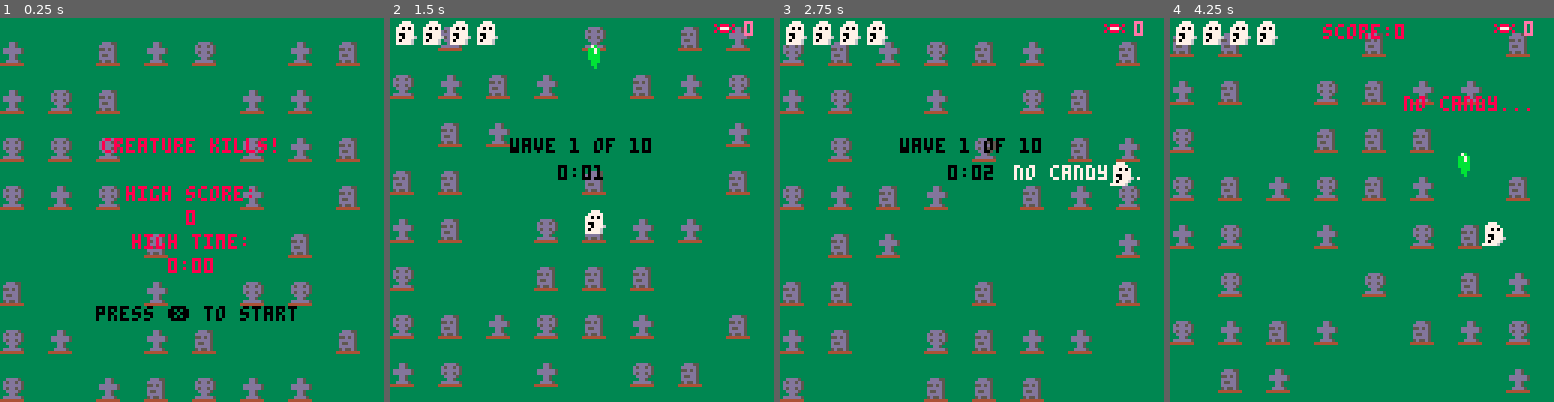
Above: before the commit, frames 1-4 (left to right).
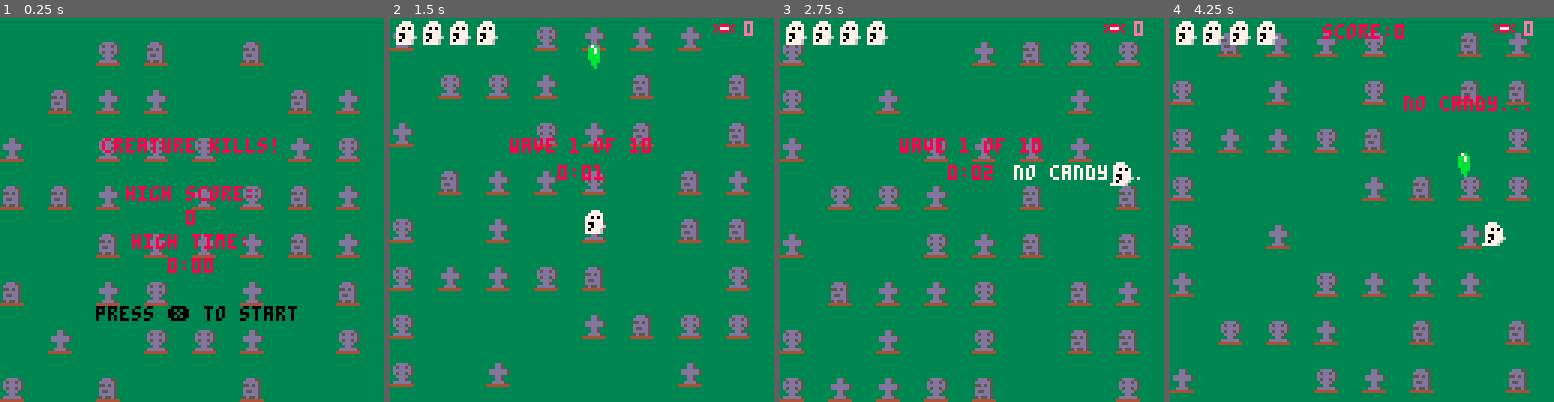
Above: after the commit, the same moments.

Repository: st0k3r/specter_deflector
Game: PICO-8 cartridge specter_deflector.p8
Same seed, same stepped clock (60 frames per second), same inputs: the game is played once before the commit and once after it.
Inputs:
- Up to frame 1 (0.25 s): no input
- Up to frame 2 (1.5 s): tap X (X key) at 0.33, 1.07 s; tap O (Z key) at 0.7 s
- Up to frame 3 (2.75 s): hold Right 1.6-2.1 s; tap O (Z key) at 1.7, 2.1, 2.5 s; tap X (X key) at 1.85 s; hold Up 2.15-2.42 s; hold Right from 2.47 s (still down)
- Up to frame 4 (4.25 s): tap O (Z key) every 0.4 s from 2.9 to 4.1 s; tap X (X key) at 2.97, 4.08 s; release Right at 3.03 s; hold Left 3.08-3.58 s; hold Down 3.63-3.97 s; hold Right from 4.02 s (still down)

The runs differ from the first frame. In frame 1, 9.7% of the frame differs, in the area x 0-94%, y 6-100%; in frame 2, 12%; in frame 3, 12%; in frame 4, 11%.

Commit message:
Fix gameplay bugs and remove dead code
- 10-candy "unleashed!" bomb fired 1 bullet (bombs zeroed before ghost_bomb)
- Creatures could be killed (and scored) multiple times in one frame
- Ghost could lose several lives in a single frame
- Game-over/win continue now share one release-checked input helper
  (Z never worked on game over; title music could fail to start after win)
- blink() indexed anim[0] (nil color) and allocated a table per call
- Graveyard used 65 cells (one off-screen); merged randpos/graveyard_gen
- Removed unused fields, start_screen wrapper, redundant init code

Co-Authored-By: Claude Opus 5.5 <noreply@anthropic.com>

Diff:
--- a/main.lua
+++ b/main.lua
@@ -1,41 +1,19 @@
 --default functions
 function _init()
-	cls(0)
-
 	mode="start"
-	start_screen()
-
-	blinkt=0
-
 	t=0
-
-	music(8)
-
-	set_transparency()
-	grave_sprites={10,11,12}
-	grave_types={}
-	sprtable=randpos()
-	graveyard_gen()
-
-	lockout=0
-	win_music_pending=false
-
 	shake=0
-
-	pickups={}
-
-	floats={}
-
 	highscore=0
 	hightime=0
-	--debug="debug"
+	bombs_sprites={52,53,54}
+	music(8)
+	set_transparency()
+	randpos()
 end
 
 --gameplay
 function _update()
-	blinkt=blinkt+1
-
-	t=t+1
+	t+=1
 
 	if mode == "game" then
 		update_game()
@@ -65,8 +43,6 @@
 	elseif mode == "win" then
 		draw_win()
 	end
-
-	--print(debug, 2,8)
 end
 
 --update functions
@@ -105,35 +81,31 @@
 
 --start state - called when mode is set to "start"
 function update_start()
-	if btnp(5)==false and btnp(4)==false then
+	if pressed() then
+		start_game()
+	end
+	animate_background()
+end
+
+--true once z/x is pressed after both buttons have been released
+function pressed()
+	if not (btn(4) or btn(5)) then
 		btn_released=true
 	end
-
-	if btn_released==true then
-		if btnp(4) or btnp(5) then
-			start_game()
-			btn_released=false
-		end
-	end
-	animate_background()
-end
-
---over state - called when mode is set to "over"
+	if btn_released and (btnp(4) or btnp(5)) then
+		btn_released=false
+		return true
+	end
+end
+
+--over/win states - returns to start screen after lockout
 function update_over()
-	if t<lockout then
-		return
-	end
-
-	if btnp(4)==false and btnp(5) then
-		btn_released=true
-	end
-
-	if btn_released==true then
-		if btnp(4) or btnp(5) then
-			start_screen()
+	if t>=lockout and pressed() then
+		if mode=="over" or win_music_pending then
 			music(8)
-			btn_released=false
-		end
+		end
+		mode="start"
+		win_music_pending=false
 	end
 end
 
@@ -149,27 +121,11 @@
 
 --win state - called when mode is set to "win"
 function update_win()
-	if win_music_pending then
-		if not sfx_playing(19) then
-			music(8)
-			win_music_pending=false
-		end
-	end
-
-	if t<lockout then
-		return
-	end
-
-	if btnp(4)==false and btn(5)==false then
-		btn_released=true
-	end
-
-	if btn_released then
-		if btnp(4) or btnp(5) then
-			start_screen()
-			btn_released=false
-		end
-	end
+	if win_music_pending and not sfx_playing(19) then
+		music(8)
+		win_music_pending=false
+	end
+	update_over()
 end
 
 --sets ghost speed and sprite
@@ -194,7 +150,6 @@
 	end
 
 	ghost.mode=0
-	ghost.bomb=false
 end
 
 --controls setup - adjusts sprite and speed based on button input
@@ -428,6 +383,7 @@
 
 				if creature.hp<=0 then
 					kill_creature(creature)
+					break
 				end
 			end
 		end
@@ -461,6 +417,7 @@
 						sfx(1)
 					end
 					invul=60
+					return
 				end
 			end
 		end
@@ -503,6 +460,7 @@
 					if lives>=1 then
 						sfx(1)
 					end
+					return
 				end
 			end
 		end
@@ -571,11 +529,10 @@
 
 --makes background assets move
 function animate_background()
-	for i=1,#sprtable do
-		sprtable[i].y=sprtable[i].y+1
-
-		if sprtable[i].y>128 do
-			sprtable[i].y=sprtable[i].y-128
+	for g in all(sprtable) do
+		g.y+=1
+		if g.y>128 then
+			g.y-=128
 		end
 	end
 end
@@ -723,8 +680,8 @@
 
 --draws background assets
 function draw_graveyard()
-	for i=1,#sprtable do
- 	spr(grave_types[i],sprtable[i].x,sprtable[i].y)
+	for g in all(sprtable) do
+		spr(g.s,g.x,g.y)
 	end
 end
 
@@ -897,16 +854,8 @@
 
 --initialization
 
---called to enter "start" state
-function start_screen()
-	mode="start"
-end
-
 --called to start gameplay
 function start_game()
-	set_transparency()
-
-	music(-1)
 	music(6)
 	wave=0
 	lastwave=11
@@ -932,19 +881,13 @@
  	lives=4
  	bombs=0
 
- 	bombs_sprites={52,53,54}
  	bombs_sprite=rnd(bombs_sprites)
 
- 	freq=60
- 	firefreq=20
 	next_fire=0
 
  	invul=0
 
- 	grave_sprites={10,11,12}
- 	grave_types={}
- 	sprtable=randpos()
- 	graveyard_gen()
+ 	randpos()
 
  	bullets={}
  	creature_bullets={}
@@ -973,44 +916,22 @@
 	palt(14, true)
 end
 
---generates random positions for background graves
+--generates 40 background graves at random grid cells with random sprites
 function randpos()
-  local ids={}
-  for i=0,8*8 do
-    add(ids,i)
-  end
-
-  local picknum=40
-  local result={}
-
-  for i=1,picknum do
-    local id=del(ids,rnd(ids))
-    add(result,id)
-  end
-
-  for i,v in pairs(result) do
-    result[i]={
-      x=v%8*16,y=v\8*16
-    }
-  end
-
-  return result
-end
-
---selects random grave sprites to appear
-function graveyard_gen()
-	for i=1,#sprtable do
-		grave_types[i]=rnd(grave_sprites)
+	local ids={}
+	for i=0,63 do
+		add(ids,i)
+	end
+	sprtable={}
+	for i=1,40 do
+		local v=del(ids,rnd(ids))
+		add(sprtable,{x=v%8*16,y=v\8*16,s=rnd(split"10,11,12")})
 	end
 end
 
 --makes start/over screen text blink red
 function blink()
-	local anim={0,0,0,0,0,0,0,0,0,0,0,0,8,8,8,8,8,8,8,8,8,8,8,8,8,8,8,8,8,8,8,8,8,8,8}
-	if blinkt>#anim then
-		blinkt=0
-	end
-	return anim[blinkt]
+	return t%36<12 and 0 or 8
 end
 
 --draws outline for sprites to make them standout - used for pickups
@@ -1091,8 +1012,6 @@
 
  	creature.posx=x
  	creature.posy=y
-
-	creature.direction=0
 
  	creature.anispeed=0.5
 
@@ -1769,7 +1688,6 @@
 	make_small_wave(pickup.x+4,pickup.y+4,14)
 
 	if bombs>=10 then
-		bombs=0
 		if lives<max_lives then
 			lives+=1
 			sfx(12)
@@ -1779,6 +1697,7 @@
 			show_float("unleashed!",pickup.x+4,pickup.y+4)
 			ghost_bomb()
 		end
+		bombs=0
 	else
 		sfx(11)
 	end
@@ -1878,12 +1797,6 @@
 	creature_bullet.h=5
 	creature_bullet.bulletmode=true
 
-	creature_bullet.frank_head=false
-
-	if creature.type==1 and creature.has_fired==false then
-		creature_bullet.frank_head=true
-	end
-
 	add(creature_bullets,creature_bullet)
 
 	return creature_bullet
